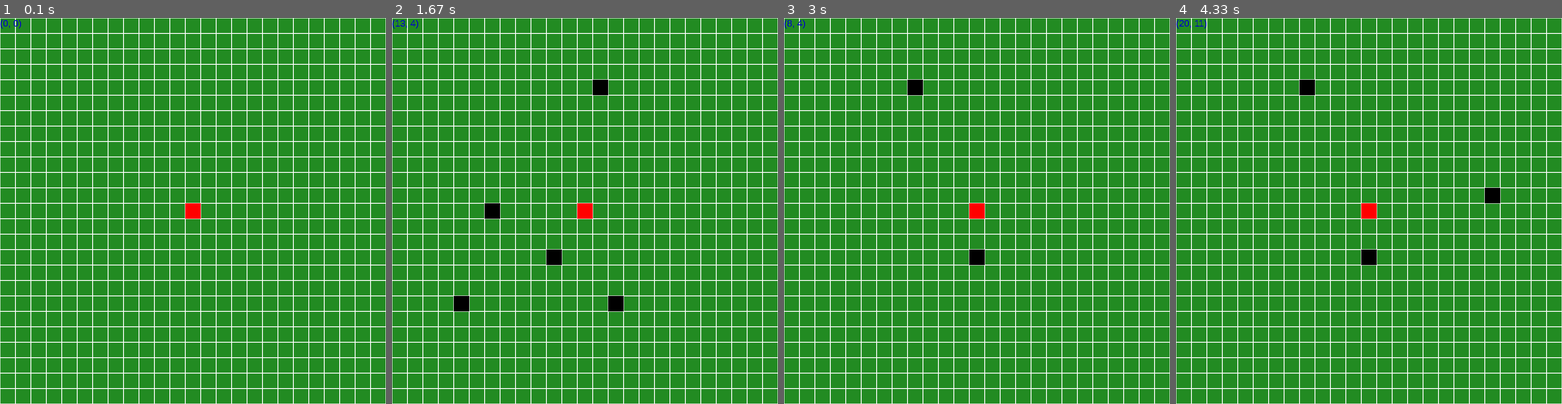
Above: before the commit, frames 1-4 (left to right).
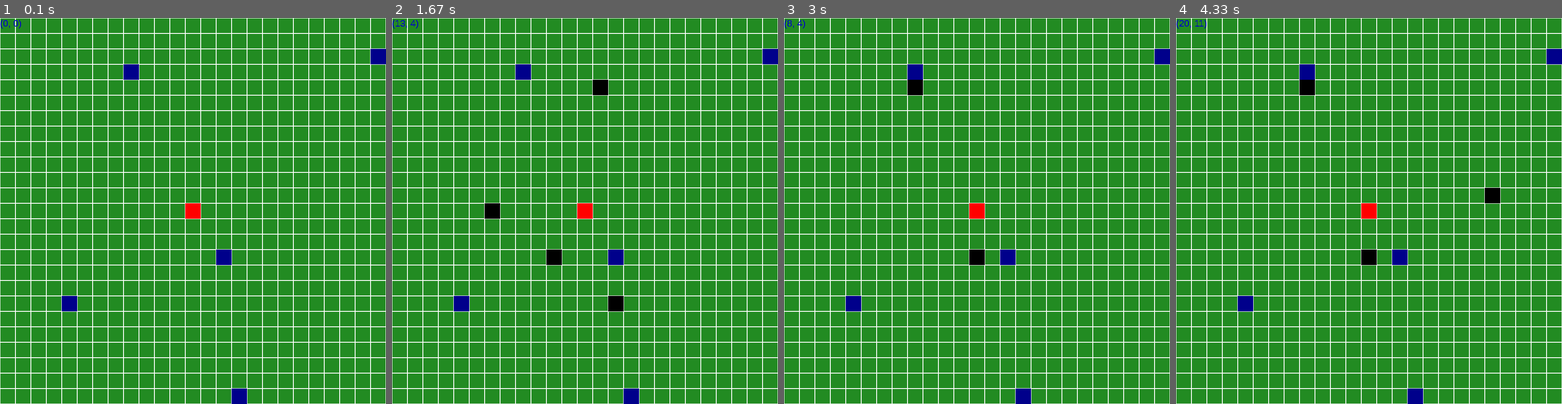
Above: after the commit, the same moments.

Repository: markus-brln/BachelorThesisForestFireControl
Game: pygame game, started from gui/main.py
Same seed, same stepped clock (60 frames per second), same inputs: the game is played once before the commit and once after it.
Inputs (mouse positions are in pixels of both pictures, inside the frame that each line leads up to):
- Up to frame 1 (0.1 s): no input
- Up to frame 2 (1.67 s): press the mouse at (492, 214) at 0.37 s; move the mouse to (557, 257) at 0.47 s; release the mouse at (623, 295) at 0.6 s; click (465, 299) at 0.82 s; click (592, 79) at 1.3 s
- Up to frame 3 (3 s): tap C at 1.7 s; click (980, 253) at 1.97 s; move the mouse to (915, 83) at 2.3 s; click (915, 83) at 2.67 s
- Up to frame 4 (4.33 s): move the mouse to (1488, 203) at 3.17 s; click (1488, 203) at 3.58 s; move the mouse to (1504, 288) at 4.13 s

The runs differ from the first frame. In frame 1, 0.8% of the frame differs, in the area x 16-100%, y 8-100%; in frame 2, 0.8%; in frame 3, 0.8%; in frame 4, 0.8%.

Commit message:
re added agents

Diff:
--- a/gui/Model/environment.py
+++ b/gui/Model/environment.py
@@ -62,7 +62,7 @@
 
 ## Episode Initialization
   def start_episode(self):
-    # self.reset_agents()
+    self.reset_agents()
     self.waypoints = set() # Reset selection # M TODO are those the same as in Agent - are they updated?
     self.time = 0                 # Reset time
     self.state = State.ONGOING
@@ -101,7 +101,7 @@
   def reset_agents(self):
     for _ in range(self.nr_of_agents):
       agent_pos = self.get_random_position()
-      while not self.position_in_bounds(agent_pos) or agent_pos in self.initial_fire:
+      while not self.position_in_bounds(agent_pos) or agent_pos in list(self.firepos):
         agent_pos = self.get_random_position()
       self.agents += [Agent(agent_pos, self)]
 
